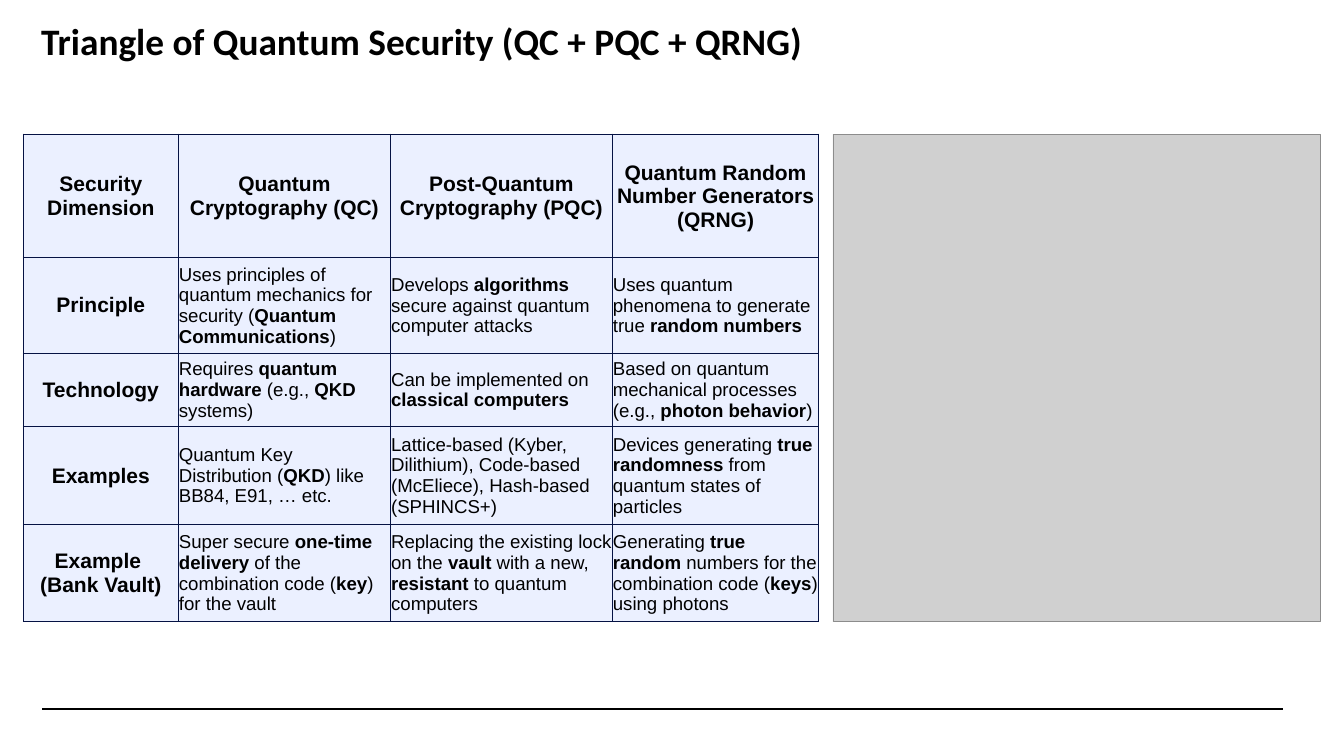
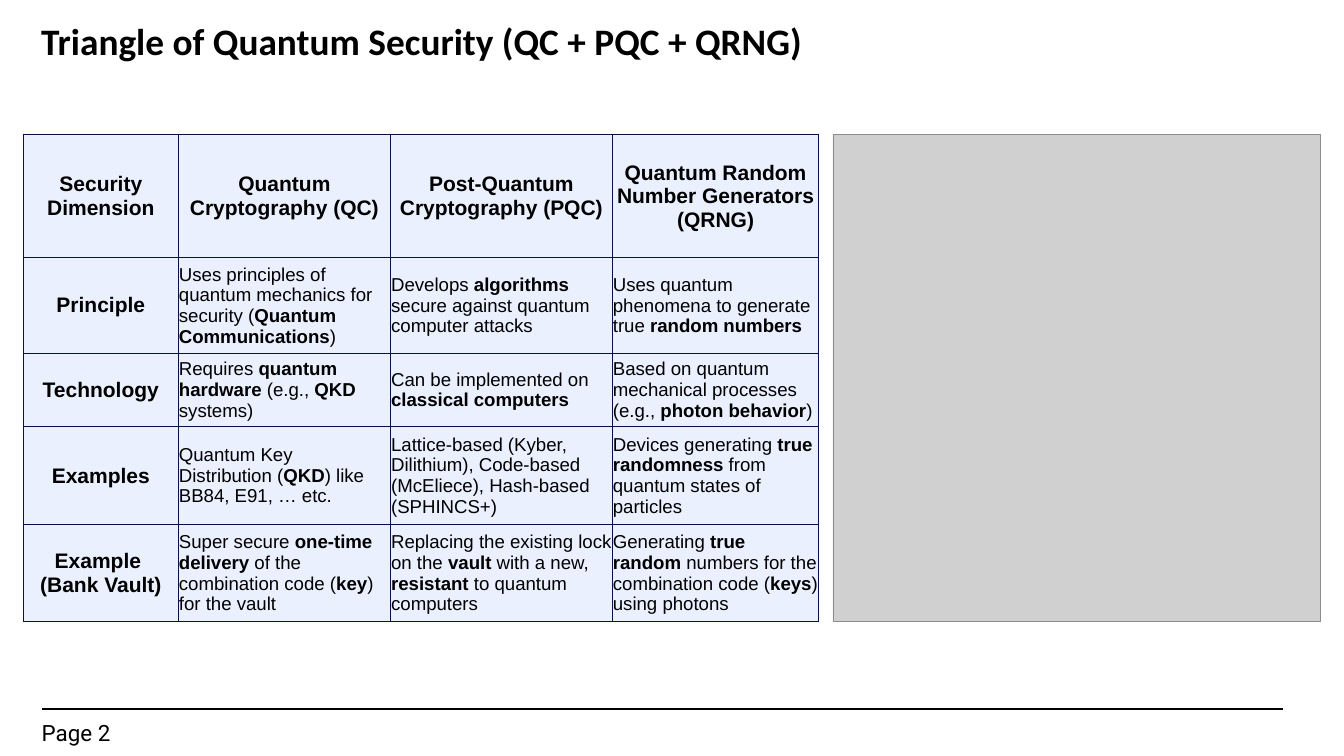
Before and after one commit to 7elmie/EGQCC, a slide deck: slide 2 of Presentations/5.Quantum Risk Assesment.pptx. Drawn at 1344x756 pixels with LibreOffice and Linux fonts; fonts in the diff are those of the drawing; grey boxes stand for pictures. Boxes give left, top, right and bottom in pixels: in the first picture for what was removed or moved away, otherwise in the second. Text is boxed around its words. In the diff, an @@ line names an element or a change of style, - is before the commit and + after.

Commit message:
Update Quantum Risk Assessment presentation

```diff
--- a/Presentations/5.Quantum Risk Assesment.pptx
+++ b/Presentations/5.Quantum Risk Assesment.pptx
@@ page number added at (42, 725, 111, 746), 19.2 pt, text #000000 @@
+Page 2
```
Also in this commit, not shown: 6 other slides changed.
